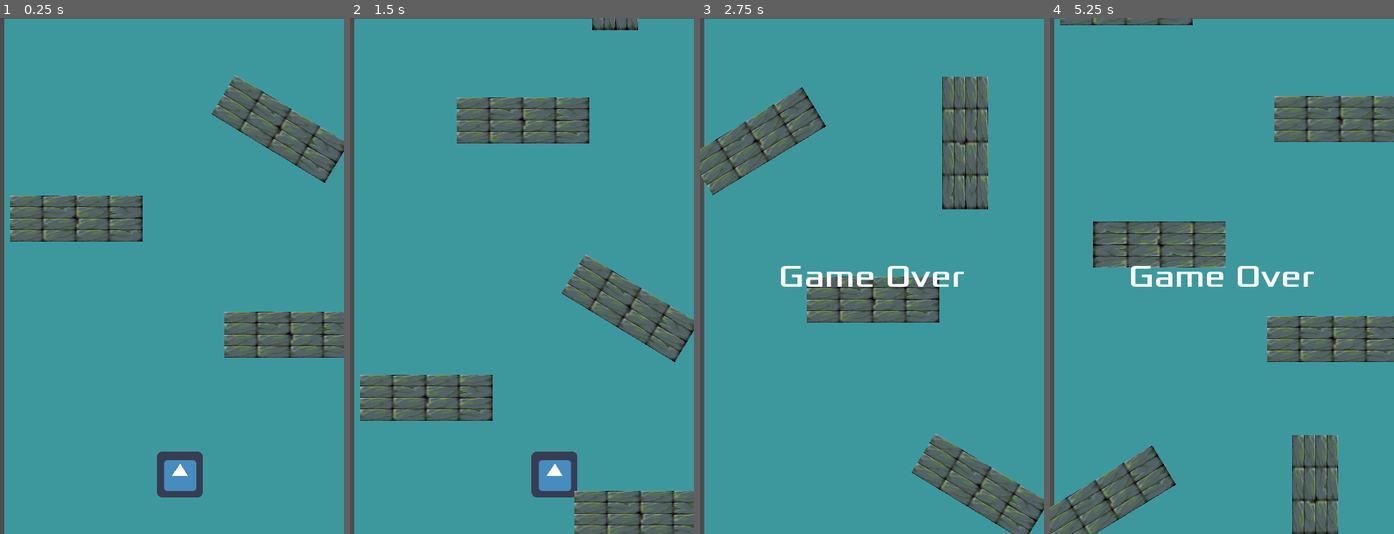
Above: before the commit, frames 1-4 (left to right).
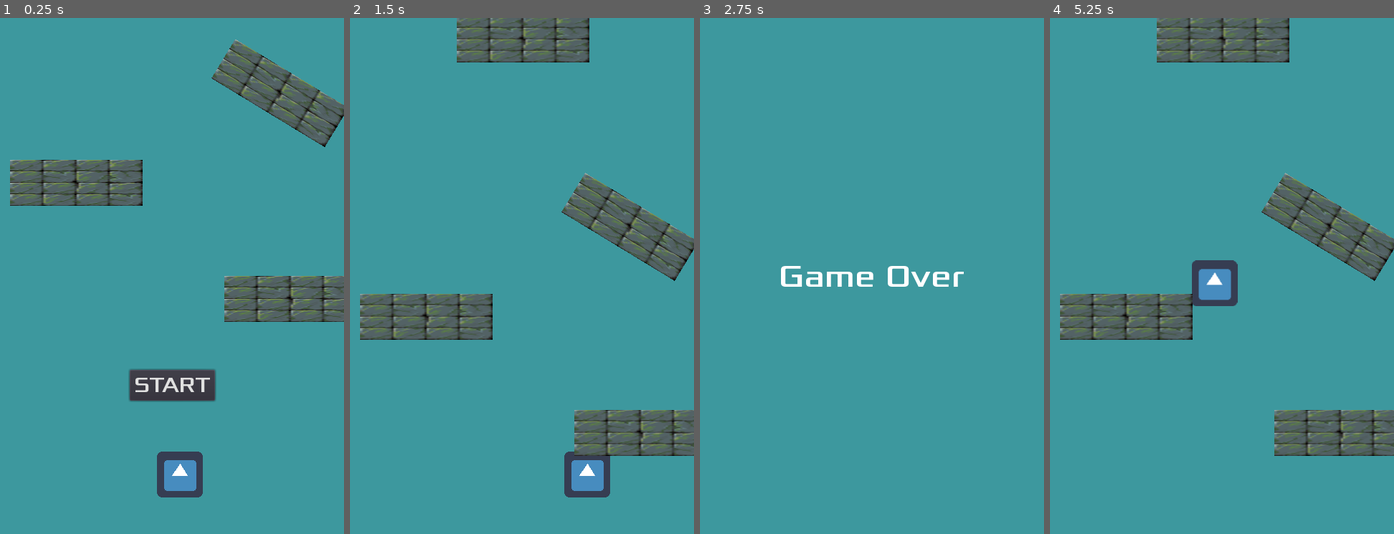
Above: after the commit, the same moments.

Repository: Harrison-Winters/Jet-Pack-Escape
Game: Godot game, scene res://Stage1.tscn
Same seed, same stepped clock (60 frames per second), same inputs: the game is played once before the commit and once after it. The engine's default icon, where the game draws it, is replaced by a stand-in: a white triangle on a blue panel in a dark square.
Inputs (mouse positions are in pixels of both pictures, inside the frame that each line leads up to):
- Up to frame 1 (0.25 s): no input
- Up to frame 2 (1.5 s): click (522, 384) at 0.5 s, where only the run after the commit has a clickable "START"; hold Right (ui_right) from 1.28 s (still down)
- Up to frame 3 (2.75 s): release Right (ui_right) at 2.03 s; hold Down (ui_down) from 2.03 s (still down)
- Up to frame 4 (5.25 s): release Down (ui_down) at 2.78 s; hold Right (ui_right) 2.78-3.53 s; hold Up (ui_up) 3.53-4.25 s; click (1222, 384) at 4.25 s, where only the run after the commit has a clickable "START"; hold Left (ui_left) from 5.03 s (still down)

The runs differ from the first frame. In frame 1, 19% of the frame differs, in the area x 0-100%, y 0-100%; in frame 2, 30%; in frame 3, 15%; in frame 4, 31%.

Commit message:
GameOver / Restart Functionality

Diff:
--- a/Jetpack Escape/FallingWall1.gd
+++ b/Jetpack Escape/FallingWall1.gd
@@ -3,7 +3,7 @@
 
 
 func _ready():
-	pass # Replace with function body.
+	pass
 
 func _process(delta):
 	var velocity = Vector2.DOWN * 200
--- a/Jetpack Escape/HUD.gd
+++ b/Jetpack Escape/HUD.gd
@@ -1,19 +1,21 @@
 extends CanvasLayer
 
-
-# Declare member variables here. Examples:
-# var a = 2
-# var b = "text"
+signal restart_game
+signal start_game
 
 
-# Called when the node enters the scene tree for the first time.
 func _ready():
-	pass # Replace with function body.
+	pass
 
-
-# Called every frame. 'delta' is the elapsed time since the previous frame.
-#func _process(delta):
-#	pass
 
 func show_game_over():
 	$GameOverText.show()
+	$RestartPauseTimer.start()
+	yield($RestartPauseTimer, "timeout")
+	$StartButton.show()
+	emit_signal("restart_game")
+
+#
+func _on_StartButton_pressed():
+	$StartButton.hide()
+	emit_signal("start_game")
--- a/Jetpack Escape/HUD.tscn
+++ b/Jetpack Escape/HUD.tscn
@@ -1,10 +1,14 @@
-[gd_scene load_steps=4 format=2]
+[gd_scene load_steps=5 format=2]
 
 [ext_resource path="res://Fonts/xolonium-regular.ttf" type="DynamicFontData" id=1]
 [ext_resource path="res://HUD.gd" type="Script" id=2]
 
 [sub_resource type="DynamicFont" id=1]
 size = 44
+font_data = ExtResource( 1 )
+
+[sub_resource type="DynamicFont" id=2]
+size = 30
 font_data = ExtResource( 1 )
 
 [node name="HUD" type="CanvasLayer"]
@@ -23,3 +27,20 @@
 custom_fonts/font = SubResource( 1 )
 text = "Game Over"
 align = 1
+
+[node name="StartButton" type="Button" parent="."]
+anchor_left = 0.5
+anchor_top = 0.5
+anchor_right = 0.5
+anchor_bottom = 0.5
+margin_left = -59.42
+margin_top = 130.5
+margin_right = 59.5802
+margin_bottom = 173.5
+custom_fonts/font = SubResource( 2 )
+text = "START"
+
+[node name="RestartPauseTimer" type="Timer" parent="."]
+one_shot = true
+
+[connection signal="pressed" from="StartButton" to="." method="_on_StartButton_pressed"]
--- a/Jetpack Escape/Obstacles.gd
+++ b/Jetpack Escape/Obstacles.gd
@@ -1,13 +1,17 @@
 extends Node2D
 
+var velocity = Vector2.ZERO
 
 
 func _ready():
-	pass # Replace with function body.
+	pass
 
 func _process(delta):
-	var velocity = Vector2.DOWN * 200
+#	var velocity = Vector2.DOWN * 200
 	position += velocity * delta
 
 	if position.y > 800:
 		position.y = -500
+
+func update_velocity():
+	velocity = Vector2.DOWN * 200
--- a/Jetpack Escape/PlayerCollisionObject.gd
+++ b/Jetpack Escape/PlayerCollisionObject.gd
@@ -1,6 +1,6 @@
 extends KinematicBody2D
 
-
+var screen_size = Vector2.ZERO
 
 func _ready():
 	screen_size = get_viewport_rect().size
@@ -11,7 +11,7 @@
 	if Input.is_action_pressed("ui_left"):
 		var velocity = Vector2.LEFT * 400
 		move_and_collide(velocity * delta)
-#		position += velocity * delta
+#
 	if Input.is_action_pressed("ui_right"):
 		var velocity = Vector2.RIGHT * 400
 		move_and_collide(velocity * delta)
@@ -30,7 +30,7 @@
 		and not Input.is_action_pressed("ui_down")):
 			move_and_collide(Vector2.ZERO)
 #
-var screen_size = Vector2.ZERO
+
 
 
 
--- a/Jetpack Escape/Stage1.gd
+++ b/Jetpack Escape/Stage1.gd
@@ -1,19 +1,35 @@
 extends Node2D
 
 
-# Declare member variables here. Examples:
-# var a = 2
-# var b = "text"
+func _ready():
+#	$HUD/StartButton.show()\
+	var y = yield($HUD, "start_game")
+	get_tree().call_group("ObstacleGroup", "update_velocity")
 
 
-# Called when the node enters the scene tree for the first time.
-func _ready():
-	pass
 
 
-# Called every frame. 'delta' is the elapsed time since the previous frame.
-#func _process(delta):
-#	pass
+
 func _process(delta):
+
+#	GAME OVER Condition
 	if $PlayerCollisionObject.position.y > 800:
+		$PlayerCollisionObject.visible = false
+		$PlayerCollisionObject.position.x = 254
+		$PlayerCollisionObject.position.y = 638
 		$HUD.show_game_over()
+#		$StartTimer.start()
+#		Clear all obstacles from the screen
+		get_tree().call_group("ObstacleGroup", "queue_free")
+
+func new_game():
+	get_tree().reload_current_scene()
+
+#	$HUD/StartButton.show()
+	var y = yield($HUD, "start_game")
+	get_tree().call_group("ObstacleGroup", "update_velocity")
+
+
+#func initial_game():
+#	var y = yield($HUD, "start_game")
+#	get_tree().call_group("ObstacleGroup", "update_velocity")
--- a/Jetpack Escape/Stage1.tscn
+++ b/Jetpack Escape/Stage1.tscn
@@ -77,10 +77,6 @@
 light_mask = 0
 anchor_right = 1.0
 anchor_bottom = 1.0
-margin_left = 6.0
-margin_top = 1.0
-margin_right = 6.0
-margin_bottom = 1.0
 color = Color( 0.239216, 0.596078, 0.619608, 1 )
 
 [node name="DeathZone" parent="." instance=ExtResource( 3 )]
@@ -89,31 +85,37 @@
 
 [node name="HUD" parent="." instance=ExtResource( 4 )]
 
-[node name="Obstacles" parent="." instance=ExtResource( 6 )]
+[node name="Obstacles" parent="." groups=["ObstacleGroup"] instance=ExtResource( 6 )]
 position = Vector2( 21, 274 )
 
-[node name="Obstacles2" parent="." instance=ExtResource( 6 )]
+[node name="Obstacles2" parent="." groups=["ObstacleGroup"] instance=ExtResource( 6 )]
 position = Vector2( 11, -720 )
 
-[node name="Obstacles3" parent="." instance=ExtResource( 6 )]
+[node name="Obstacles3" parent="." groups=["ObstacleGroup"] instance=ExtResource( 6 )]
 position = Vector2( 123, -196 )
 rotation = 0.546288
 z_index = 40
 
-[node name="Obstacles4" parent="." instance=ExtResource( 6 )]
+[node name="Obstacles4" parent="." groups=["ObstacleGroup"] instance=ExtResource( 6 )]
 position = Vector2( -143, -275 )
 
-[node name="Obstacles5" parent="." instance=ExtResource( 6 )]
+[node name="Obstacles5" parent="." groups=["ObstacleGroup"] instance=ExtResource( 6 )]
 position = Vector2( -310, -279 )
 rotation = -0.546288
 
-[node name="Obstacles6" parent="." instance=ExtResource( 6 )]
+[node name="Obstacles6" parent="." groups=["ObstacleGroup"] instance=ExtResource( 6 )]
 position = Vector2( 488, -761 )
 rotation = 1.5708
 
-[node name="Obstacles7" parent="." instance=ExtResource( 6 )]
+[node name="Obstacles7" parent="." groups=["ObstacleGroup"] instance=ExtResource( 6 )]
 position = Vector2( -278, 112 )
 
-[node name="Obstacles8" parent="." instance=ExtResource( 6 )]
+[node name="Obstacles8" parent="." groups=["ObstacleGroup"] instance=ExtResource( 6 )]
 position = Vector2( 538, -616 )
 rotation = -3.14159
+
+[node name="StartTimer" type="Timer" parent="."]
+one_shot = true
+
+[connection signal="restart_game" from="HUD" to="." method="new_game"]
+[connection signal="start_game" from="HUD" to="." method="initial_game"]
Not shown, changed: .DS_Store
